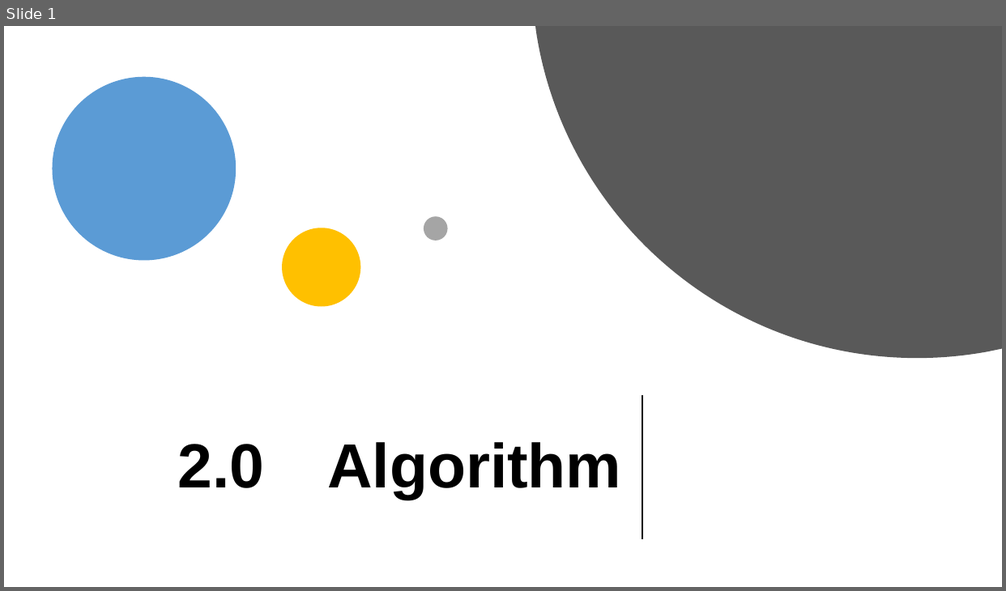
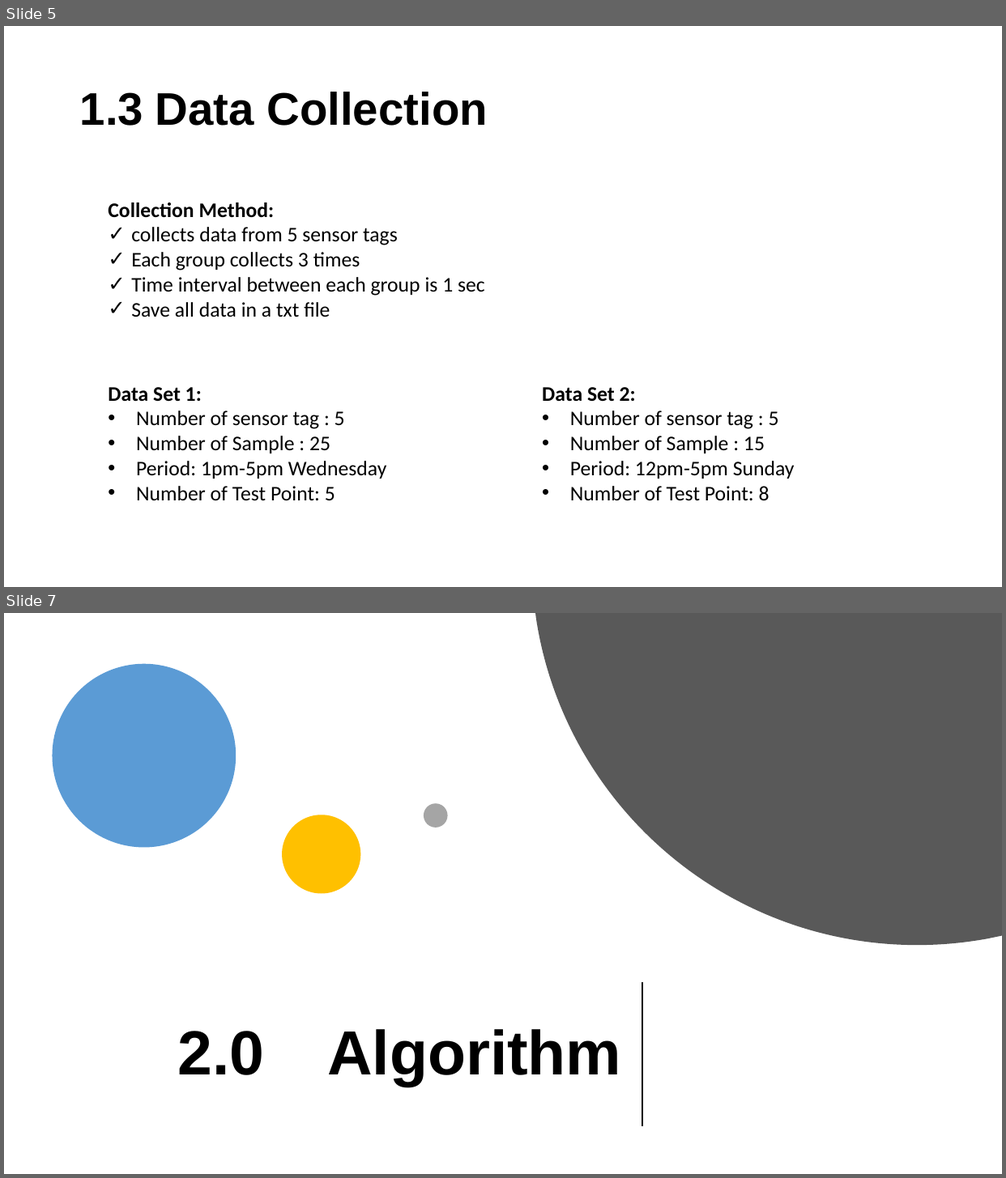
Before and after one commit to xzho2604/iot_project, a slide deck: report/iot_presentation2.pptx. Shown one above the other, each under a label of ours: slide 1 before the commit, slides 5 and 7 after it; the slides between them are not shown. The pictures are 1006x591 and 1006x1178 pixels, drawn with LibreOffice and Linux fonts; fonts in the diff are those of the drawing. Boxes give left, top, right and bottom in pixels: in the first picture for what was removed or moved away, otherwise in the second. Text is boxed around its words. In the diff, an @@ line names an element or a change of style, - is before the commit and + after.

```diff
--- a/report/iot_presentation2.pptx
+++ b/report/iot_presentation2.pptx
@@ slide 5 added at box(4, 26, 1002, 587), background #FFFFFF @@
@@ title added at box(80, 92, 488, 126), 44 pt, text #000000, bold @@
+1.3 Data Collection
@@ text added at box(108, 203, 485, 318), 20 pt, text #000000 @@
+Collection Method:
+✓ collects data from 5 sensor tags
+✓ Each group collects 3 times
+✓ Time interval between each group is 1 sec
+✓ Save all data in a txt file
@@ text added at box(108, 387, 387, 501), 20 pt, text #000000 @@
+Data Set 1:
+• Number of sensor tag : 5
+• Number of Sample : 25
+• Period: 1pm-5pm Wednesday
+• Number of Test Point: 5
@@ text added at box(542, 387, 795, 501), 20 pt, text #000000 @@
+Data Set 2:
+• Number of sensor tag : 5
+• Number of Sample : 15
+• Period: 12pm-5pm Sunday
+• Number of Test Point: 8
@@ what was slide 1 is now slide 7 @@
```
Also in this commit, not shown: 5 other slides added.
